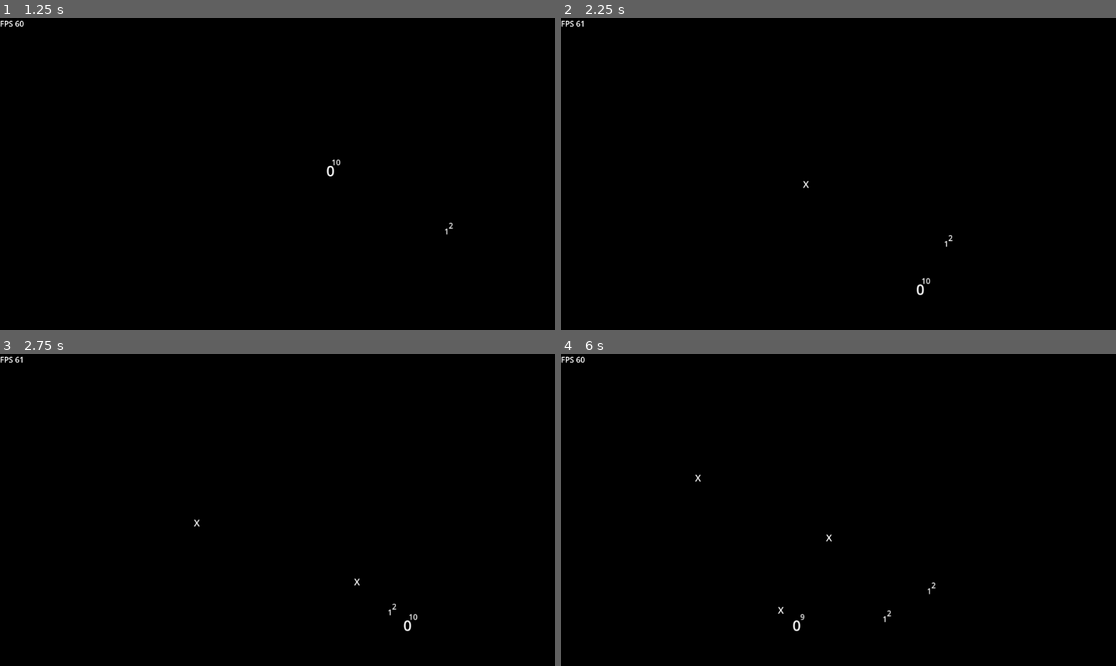
Above: before the commit, frames 1-4 (two rows, left to right).
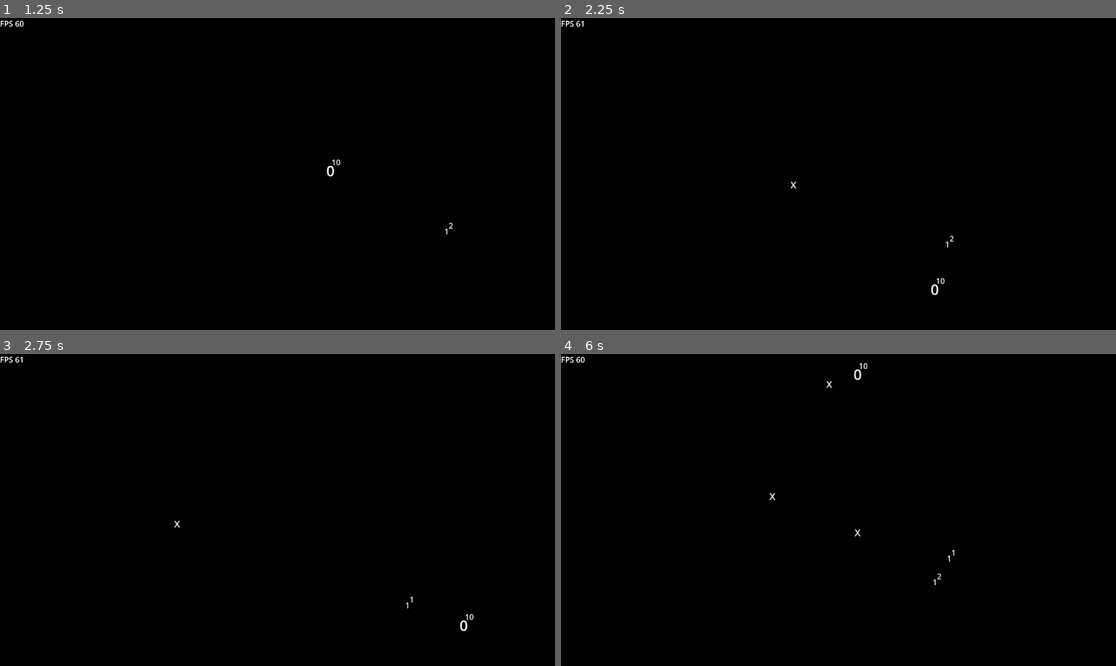
Above: after the commit, the same moments.

Repository: sentinelle28/game_jam_power
Game: Godot game, scene res://scene/gameplay_scene/gameplay_scene.tscn
Same seed, same stepped clock (60 frames per second), same inputs: the game is played once before the commit and once after it. The project has no main scene, so this scene is started directly.
Inputs (mouse positions are in pixels of both pictures, inside the frame that each line leads up to):
- Up to frame 1 (1.25 s): tap Enter at 0.5 s; move the mouse to (399, 158) at 0.52 s; hold Right (ui_right) from 0.53 s (still down); tap Shift (dash) at 0.6 s; click (399, 158) at 0.8 s
- Up to frame 2 (2.25 s): move the mouse to (727, 189) at 1.27 s; release Right (ui_right) at 1.28 s; hold Down (ui_down) 1.28-2.03 s; click (727, 189) at 1.35 s; tap Shift (dash) at 1.55, 2.1 s; move the mouse to (894, 105) at 2.02 s; hold Right (ui_right) from 2.03 s (still down)
- Up to frame 3 (2.75 s): keep holding Right (ui_right); click (333, 441) at 2.3 s
- Up to frame 4 (6 s): move the mouse to (810, 572) at 2.77 s; release Right (ui_right) at 2.78 s; hold Up (ui_up) 2.78-3.53 s; click (810, 572) at 2.85 s; tap Shift (dash) at 3.05, 3.6, 4.55, 5.1 s; move the mouse to (1005, 556) at 3.52 s; hold Left (ui_left) 3.53-5.03 s; click (1005, 556) at 3.8 s; move the mouse to (672, 463) at 4.27 s; click (672, 463) at 4.35 s; move the mouse to (866, 510) at 5.02 s; hold Down (ui_down) 5.03-5.78 s; click (866, 510) at 5.3 s; move the mouse to (755, 432) at 5.77 s; hold Right (ui_right) from 5.78 s (still down); click (755, 432) at 5.85 s

Frame 1 is identical in both runs. In frame 2, 0.2% of the frame differs, in the area x 41-71%, y 52-89%; in frame 3, 0.2%; in frame 4, 0.3%, in the area x 24-71%, y 2-89%.

Commit message:
added feature: update stats

Diff:
--- /dev/null
+++ b/autoload/pause_menu/level_up/level_up_menu.gd
@@ -0,0 +1,15 @@
+extends CanvasLayer
+
+signal update_stats(name_of_teh:StringName,value)
+
+func _custom_show()->void:
+	show()
+	get_tree().paused = true
+
+
+
+
+func _on_button_pressed() -> void:
+	hide()
+	get_tree().paused = false
+	emit_signal("update_stats","speed",100)
--- /dev/null
+++ b/autoload/pause_menu/level_up/level_up_menu.tscn
@@ -0,0 +1,53 @@
+[gd_scene load_steps=3 format=3 uid="uid://veke2jiwllka"]
+
+[ext_resource type="Script" path="res://autoload/pause_menu/level_up/level_up_menu.gd" id="1_2y8l0"]
+
+[sub_resource type="LabelSettings" id="LabelSettings_mbqm6"]
+font_size = 30
+
+[node name="level_up_menu" type="CanvasLayer"]
+process_mode = 2
+visible = false
+script = ExtResource("1_2y8l0")
+
+[node name="Panel" type="Panel" parent="."]
+anchors_preset = 8
+anchor_left = 0.5
+anchor_top = 0.5
+anchor_right = 0.5
+anchor_bottom = 0.5
+offset_left = -448.0
+offset_top = -260.0
+offset_right = 512.0
+offset_bottom = 252.0
+grow_horizontal = 2
+grow_vertical = 2
+
+[node name="Label" type="Label" parent="Panel"]
+layout_mode = 1
+anchors_preset = 5
+anchor_left = 0.5
+anchor_right = 0.5
+offset_left = -20.0
+offset_right = 20.0
+offset_bottom = 23.0
+grow_horizontal = 2
+text = "Choose wisely or not...."
+label_settings = SubResource("LabelSettings_mbqm6")
+horizontal_alignment = 1
+
+[node name="Button" type="Button" parent="."]
+anchors_preset = 8
+anchor_left = 0.5
+anchor_top = 0.5
+anchor_right = 0.5
+anchor_bottom = 0.5
+offset_left = -4.0
+offset_top = -4.0
+offset_right = 4.0
+offset_bottom = 4.0
+grow_horizontal = 2
+grow_vertical = 2
+text = "up"
+
+[connection signal="pressed" from="Button" to="." method="_on_button_pressed"]
--- a/autoload/player_stats/playerstats.gd
+++ b/autoload/player_stats/playerstats.gd
@@ -1,7 +1,6 @@
 extends Node
 
 var speed:int = 200
-var current_acceleration:float = 1.0
 var max_acceleration:float = 1.0
 var max_health:int = 10
 var dash_mult:float = 1.1
@@ -11,3 +10,17 @@
 var crit_damage:float = 2.0
 var shooting_cooldown:float = 0.5
 var bullet_size:int = 1
+var bullet_speed:int = 230
+var bullet_pierce:int = 0
+
+var player_properties:Dictionary = {"speed":speed,
+"max_acceleration":max_acceleration,
+"bullet_smax_healthize":max_health,
+"dash_invicibility_frame":dash_mult,
+"dash_recovery":dash_recovery,
+"crit_change":crit_change,
+"crit_damage":crit_damage,
+"shooting_cooldown":shooting_cooldown,
+"bullet_size":bullet_size,
+"bullet_speed":bullet_speed,
+"bullet_pierce":bullet_pierce}
--- a/autoload/xp/player_xp.gd
+++ b/autoload/xp/player_xp.gd
@@ -1,5 +1,4 @@
 extends Node
-
 
 var xp:int = 0
 var max_xp:int = 40
@@ -11,6 +10,7 @@
 	xp += value*mult_xp
 	number_of_kill += 1
 	if xp>= max_xp:
+		LevelUpMenu._custom_show()
 		xp-= max_xp
 		level += 1
 		max_xp = level*100
--- a/c_actor/player/player.gd
+++ b/c_actor/player/player.gd
@@ -18,12 +18,26 @@
 @export var crit_change:int = 0
 @export var crit_damage:float = 2.0
 
+@export var bullet_pierce:int = 0
+@export var bullet_speed:int = 230
+
 func _ready() -> void:
 	DeathPanel.connect("reset",_reset)
 	health_component.connect("death",_death)
+	LevelUpMenu.connect("update_stats",_update_stats)
+	_reset()
 
 func _reset()->void:
-	pass
+	for property:StringName in Playerstats.player_properties:
+		set(property,Playerstats.player_properties[property])
+
+func _update_stats(statname:StringName,value)->void:
+	if statname in self:
+		var new_value = value + get(statname)
+		set(statname,new_value)
+	elif statname in health_component:
+		var new_value = value + health_component.get(statname)
+		health_component.set(statname,new_value)
 
 func _death()->void:
 	DeathPanel.emit_signal("player_is_dead")
--- a/component/bullet_creator/bullet_creator.gd
+++ b/component/bullet_creator/bullet_creator.gd
@@ -3,11 +3,15 @@
 class_name BulletCreator
 @export var bullet_ref:PackedScene
 @export var radius:int = 10
-@onready var bullet_size:int = get_parent().bullet_size
+
+
 
 func _shoot(direction:Vector2)->void:
 	var new_child:Bullet = bullet_ref.instantiate()
 	StockerRef.get_bullet_stocker().add_child(new_child)
 	new_child.global_position = global_position + radius*direction
 	new_child._set_direction(direction)
-	new_child.scale *= bullet_size
+
+	new_child.scale *= get_parent().bullet_size
+	new_child.pierce = get_parent().bullet_pierce
+	new_child.speed = get_parent().bullet_speed
--- a/component/health_component/health_component.gd
+++ b/component/health_component/health_component.gd
@@ -3,10 +3,11 @@
 class_name HealthComponent
 signal death
 @export var max_health:int = 10
-@onready var health:int = max_health
+@export var health:int = 1
 
 func _ready() -> void:
-	text = str(health)
+	health = max_health
+	_show_health()
 
 func _take_damage(damage:int)->void:
 	health -= damage
--- a/project.godot
+++ b/project.godot
@@ -21,6 +21,7 @@
 PlayerXp="*res://autoload/xp/player_xp.gd"
 EnemyRef="*res://autoload/enemy_ref/enemy_ref.gd"
 DeathPanel="*res://autoload/pause_menu/death/death_panel.tscn"
+LevelUpMenu="*res://autoload/pause_menu/level_up/level_up_menu.tscn"
 
 [input]
 
